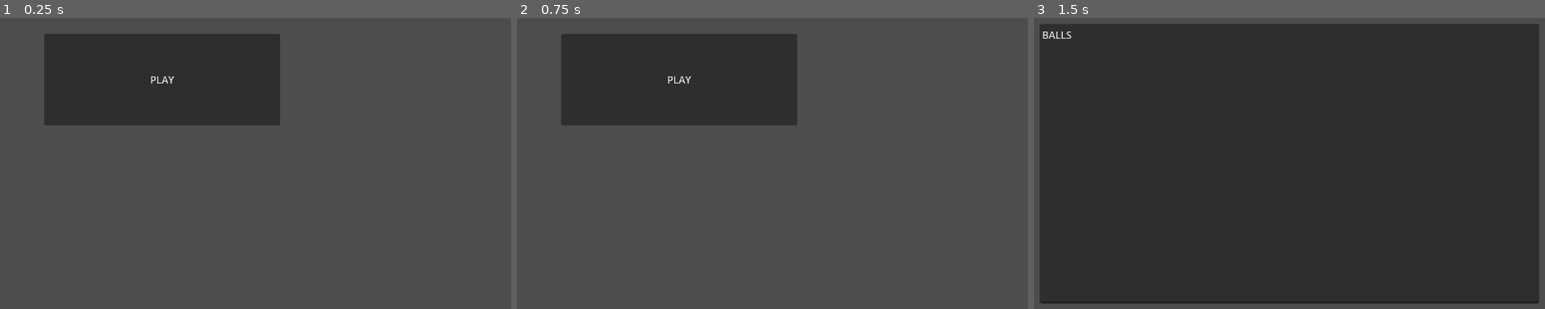
Above: before the commit, frames 1-3 (left to right).
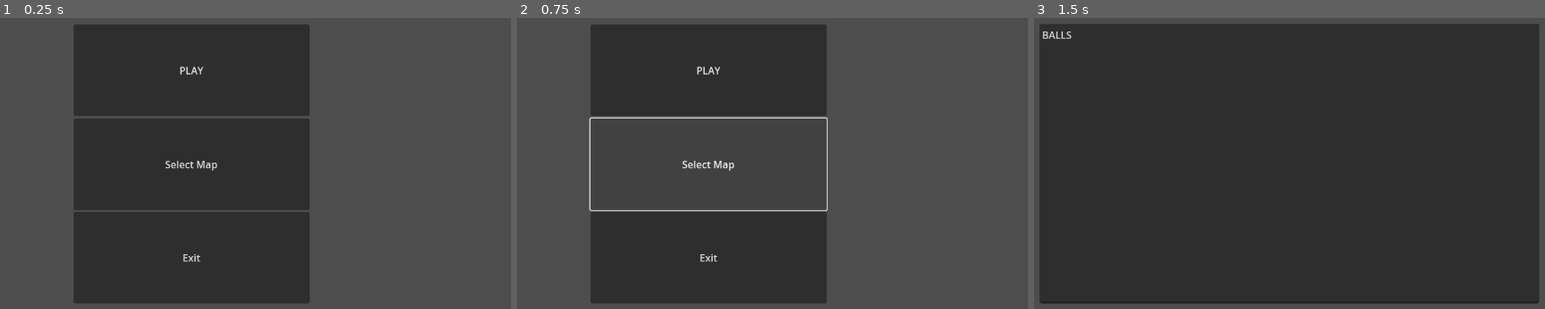
Above: after the commit, the same moments.

Repository: Tommyd27/Flip-the-Script-Jam
Game: Godot game, scene res://HomeScreen.tscn
Two runs of this game, one before a commit and one after it. Both use one fixed random seed, a clock stepped at 60 frames per second and the inputs below.
Inputs (mouse positions are in pixels of both pictures, inside the frame that each line leads up to):
- Up to frame 1 (0.25 s): no input
- Up to frame 2 (0.75 s): click (706, 163) at 0.5 s, where only the run after the commit has a clickable "Select Map"
- Up to frame 3 (1.5 s): click "PLAY" at 1.25 s

The runs differ from the first frame. In frame 1, 33% of the frame differs, in the area x 8-61%, y 2-99%; in frame 2, 20%; in frame 3, nothing differs.

Commit message:
Home Screen

Diff:
--- a/HomeScreen.gd
+++ b/HomeScreen.gd
@@ -10,7 +10,11 @@
 func _process(delta):
 	pass
 
+func _on_play_button_pressed():
+	get_tree().change_scene_to_file("res://balls.tscn")
 
+func _on_select_map_pressed():
+	pass
 
-func _on_button_pressed():
-	get_tree().change_scene_to_file("res://balls.tscn")
+func _on_exit_pressed():
+	get_tree().quit()
--- a/HomeScreen.tscn
+++ b/HomeScreen.tscn
@@ -1,15 +1,42 @@
-[gd_scene load_steps=2 format=3 uid="uid://dh4th7oabhlc1"]
+[gd_scene load_steps=2 format=3 uid="uid://cl1dk71838tje"]
 
 [ext_resource type="Script" path="res://HomeScreen.gd" id="1_p36na"]
 
 [node name="Node2D" type="Node2D"]
+position = Vector2(596, 176)
 script = ExtResource("1_p36na")
 
-[node name="Button" type="Button" parent="."]
-offset_left = 345.0
-offset_top = 115.0
-offset_right = 724.0
-offset_bottom = 262.0
+[node name="Play Button" type="Button" parent="."]
+offset_left = -780.0
+offset_top = -400.0
+offset_right = -401.0
+offset_bottom = -253.0
+size_flags_horizontal = 3
 text = "PLAY"
+metadata/_edit_use_anchors_ = true
 
-[connection signal="pressed" from="Button" to="." method="_on_button_pressed"]
+[node name="Select Map" type="Button" parent="."]
+offset_left = -780.0
+offset_top = -249.0
+offset_right = -401.0
+offset_bottom = -102.0
+size_flags_horizontal = 3
+text = "Select Map"
+metadata/_edit_use_anchors_ = true
+
+[node name="Exit" type="Button" parent="."]
+offset_left = -780.0
+offset_top = -99.0
+offset_right = -401.0
+offset_bottom = 48.0
+size_flags_horizontal = 3
+text = "Exit
+"
+metadata/_edit_use_anchors_ = true
+
+[node name="Camera2D" type="Camera2D" parent="."]
+position = Vector2(-596, -176)
+
+[connection signal="pressed" from="Play Button" to="." method="_on_play_button_pressed"]
+[connection signal="pressed" from="Select Map" to="." method="_on_select_map_pressed"]
+[connection signal="pressed" from="Exit" to="." method="_on_exit_pressed"]
--- /dev/null
+++ b/Map Selection.tscn
@@ -0,0 +1,3 @@
+[gd_scene format=3 uid="uid://c3cwl87nekuc3"]
+
+[node name="Map Selection" type="Node2D"]
--- /dev/null
+++ b/Map.tscn
@@ -0,0 +1,3 @@
+[gd_scene format=3 uid="uid://b8i4to4f1mhdh"]
+
+[node name="Map" type="Node2D"]
--- /dev/null
+++ b/bals.tscn
@@ -0,0 +1,3 @@
+[gd_scene format=3 uid="uid://dol22kxvlj4i0"]
+
+[node name="Node2D" type="Node2D"]
Not shown: 1 places in balls.tscn that only renumber resources
